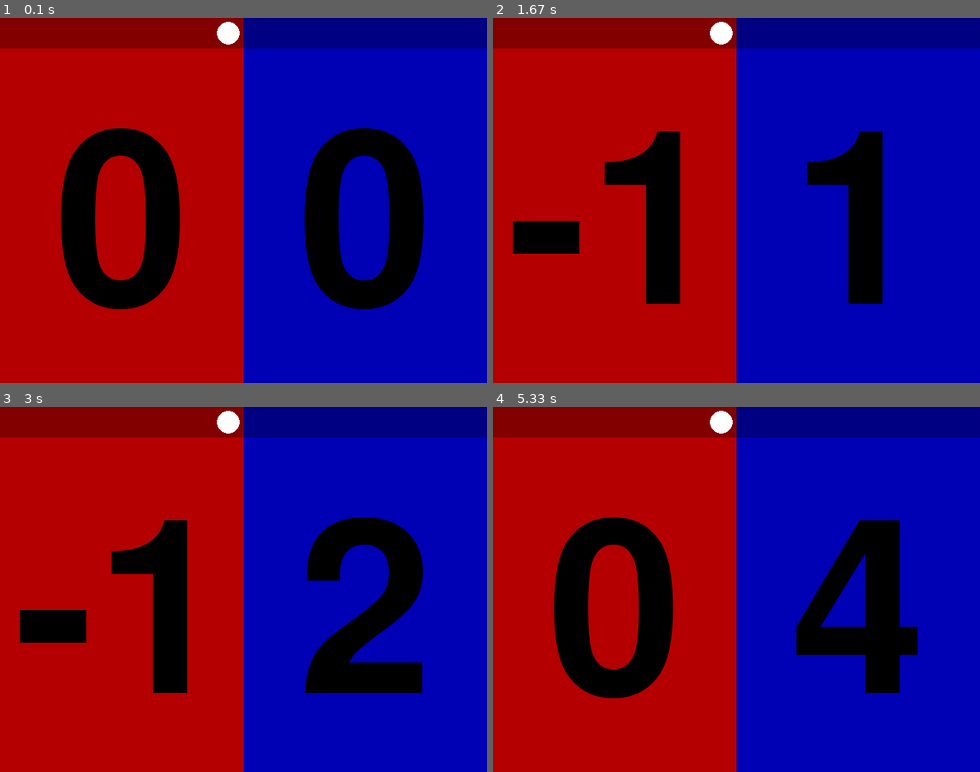
Above: before the commit, frames 1-4 (two rows, left to right).
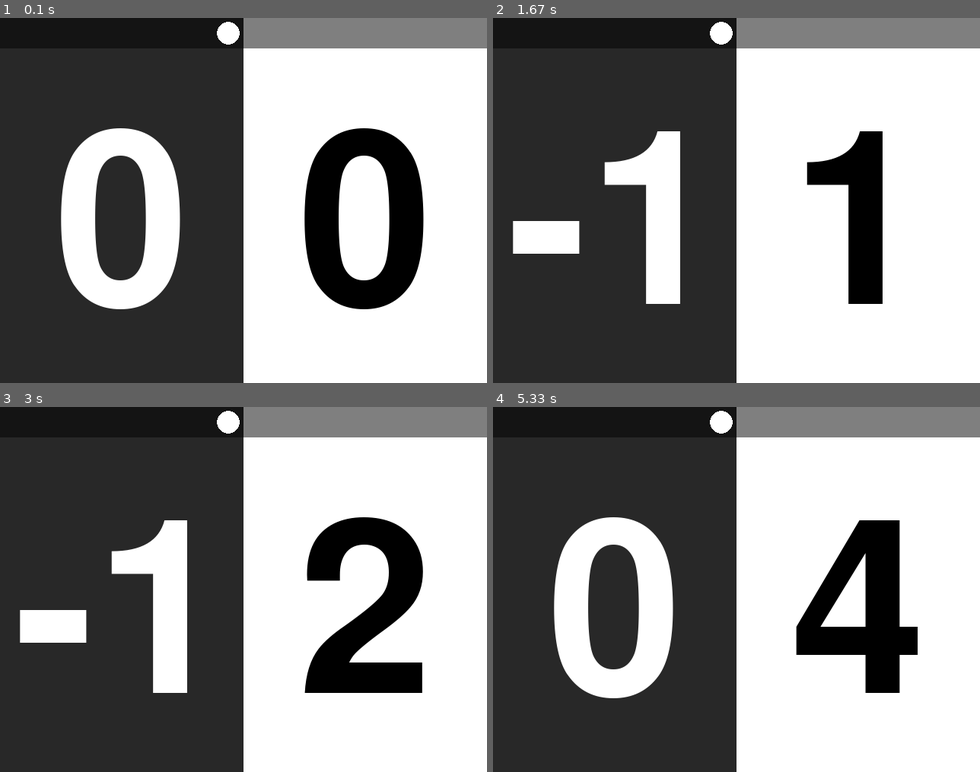
Above: after the commit, the same moments.

Repository: alvansga/my-py-game
Game: pygame game, started from Skorboard/win_main.py
Two runs of this game, one before a commit and one after it. Both use one fixed random seed, a clock stepped at 60 frames per second and the inputs below.
Inputs:
- Up to frame 1 (0.1 s): no input
- Up to frame 2 (1.67 s): hold Right 0.33-0.8 s; hold Up 0.83-1.13 s; tap 3 at 0.98 s; hold Right 1.17-1.63 s; tap 7 at 1.32 s
- Up to frame 3 (3 s): hold Left 1.67-2.2 s; tap 1 at 1.82 s; hold Down 2.23-2.53 s; tap 3 at 2.38 s; hold Left 2.57-2.97 s; tap 7 at 2.72 s
- Up to frame 4 (5.33 s): hold Up 3-3.37 s; tap 1 at 3.15, 4.62 s; hold Right 3.4-4.03 s; tap 3 at 3.55, 5.12 s; hold Down 4.07-4.43 s; tap 7 at 4.22 s; hold Left 4.47-4.93 s; hold Right from 4.97 s (still down)

The runs differ from the first frame. In frame 1, 93% of the frame differs, in the area x 0-100%, y 0-100%; in frame 2, 96%; in frame 3, 93%; in frame 4, 94%.

Commit message:
add top surface, change color num

Diff:
--- a/Skorboard/win_main.py
+++ b/Skorboard/win_main.py
@@ -7,8 +7,8 @@
 CHGSERVAFTER = 2 # 2 or 5
 WIN_WIDTH = 640
 WIN_HEIGTH = 480
-L_COLOR = [180,0,0]
-R_COLOR = [0,0,180]
+L_COLOR = [40,40,40]#[180,0,0]
+R_COLOR = [255,255,255]#[0,0,180]
 CIRCLE_COLOR = [255,255,255]
 # -------------
 
@@ -35,29 +35,30 @@
     if sum(game.skor[len(game.skor)-1]) % CHGSERVAFTER == 0:
         game.serv = ~game.serv #toggle
 
-def shadowColor(list_col):
-    ret = list()
-    for ele in list_col:
-        if ele > 50:
-            ret.append(ele-50)
-        else:
-            ret.append(ele)
-    return ret
-
 def updateScreen(screen, game):
     pygame.draw.rect(screen, L_COLOR, pygame.Rect(0, 0, WIN_WIDTH//2, WIN_HEIGTH))
     pygame.draw.rect(screen, R_COLOR, pygame.Rect(WIN_WIDTH//2, 0, WIN_WIDTH//2, WIN_HEIGTH))
-    pygame.draw.rect(screen, shadowColor(L_COLOR), pygame.Rect(0, 0, WIN_WIDTH//2, WIN_HEIGTH//12))
-    pygame.draw.rect(screen, shadowColor(R_COLOR), pygame.Rect(WIN_WIDTH//2, 0, WIN_WIDTH//2, WIN_HEIGTH//12))
+
+    top = pygame.Surface((WIN_WIDTH, WIN_HEIGTH//12))
+    top.set_alpha(128)
+    top.fill((0,0,0))
+    screen.blit(top,(0,0))
 
     font = pygame.font.Font('freesansbold.ttf', int(WIN_HEIGTH/1.5))
-
-    text = font.render(str(game.skor[len(game.skor)-1][TEAM_LEFT]), True, (0,0,0))
+    if sum(L_COLOR) < 150:
+        txt_color = (255,255,255)
+    else:
+        txt_color = (0,0,0)
+    text = font.render(str(game.skor[len(game.skor)-1][TEAM_LEFT]), True, txt_color)
     textRect = text.get_rect()
     textRect.center = (WIN_WIDTH//2//2, WIN_HEIGTH//12 + WIN_HEIGTH//2)
     screen.blit(text, textRect)
 
-    text = font.render(str(game.skor[len(game.skor)-1][TEAM_RIGHT]), True, (0,0,0))
+    if sum(R_COLOR) < 180:
+        txt_color = (255,255,255)
+    else:
+        txt_color = (0,0,0)
+    text = font.render(str(game.skor[len(game.skor)-1][TEAM_RIGHT]), True, txt_color)
     textRect = text.get_rect()
     textRect.center = ((WIN_WIDTH//2) + WIN_WIDTH//2//2, WIN_HEIGTH//12 + WIN_HEIGTH//2)
     screen.blit(text, textRect)
